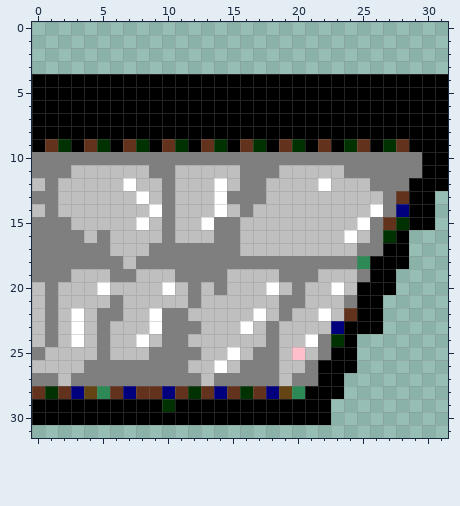
Two states of a pixel-art sprite, wall/flagstone/flagstone_8.base.111.png. The picture above was drawn from the file before the commit.
The file is 32x32 pixels.
After the commit:
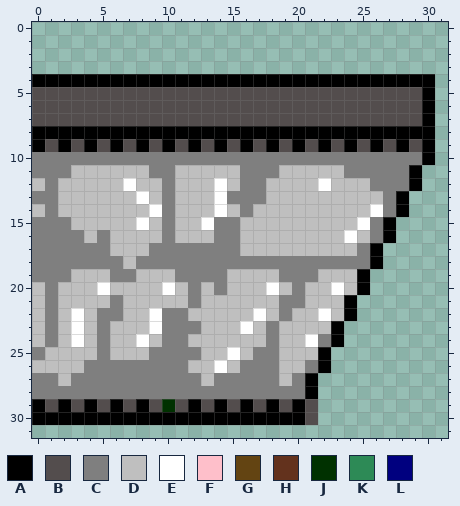
Palette (. is transparent): A #000000  B #534d4d  C #7f7f7f  D #bfbfbf  E #ffffff  F #febfca  G #634412  H #63321d  J #003100  K #2d8a56  L #00007f
Difference:
The edit turns colour C into colour A in row 11 at x 29; in row 17 at x 26; in row 19 at x 25; in row 21 at x 24; in row 25 at x 22; in row 27 at x 21.
The edit turns colour H into colour A in row 9 at x 4, 10, 16, 22 and 28; in row 13 at x 28; in row 15 at x 27; in row 22 at x 24.
The edit turns colour J into colour A in row 9 at x 2, 8, 14, 20 and 24; in row 16 at x 27; in row 24 at x 23.
The edit turns colour L into colour A in row 14 at x 28; in row 23 at x 23.
The edit turns colour A into colour B in rows 5 to 7 at x 0 to 29; in row 9 at x 3, 9, 15, 21, 23 and 29; in row 29 at x 1, 3, 5, 7, 9, 11, 13, 15, 17, 19 and 21; in row 30 at x 21.
The edit turns colour H into colour B in row 9 at x 1, 7, 13, 19 and 25.
The edit turns colour J into colour B in row 9 at x 5, 11, 17 and 27.
The edit turns colour G into colour C in row 28 at x 4 and 19.
The edit turns colour H into colour C in row 28 at x 0, 2, 6, 8 to 9, 11, 13, 15 and 17.
The edit turns colour J into colour C in row 28 at x 1, 12 and 16.
The edit turns colour K into colour C in row 18 at x 25; in row 28 at x 5 and 20.
The edit turns colour L into colour C in row 28 at x 3, 7, 10, 14 and 18.
The edit turns colour F into colour D in row 25 at x 20.
The edit erases colour A in rows 4 to 10 at x 31; in rows 11 to 12 at x 30 to 31; in rows 13 to 15 at x 29 to 30; in row 16 at x 28; in rows 17 to 18 at x 27 to 28; in rows 19 to 20 at x 26 to 27.
The edit erases colour A in rows 21 to 22 at x 25 to 26; in row 23 at x 24 to 26; in row 24 at x 24; in rows 25 to 26 at x 23 to 24; in rows 27 to 28 at x 22 to 23; in rows 29 to 30 at x 22.
The edit erases colour J in row 15 at x 28.
Pixel boxes of the changes (left, top, right, bottom) in both pictures:
changed: (32, 74, 448, 425)
